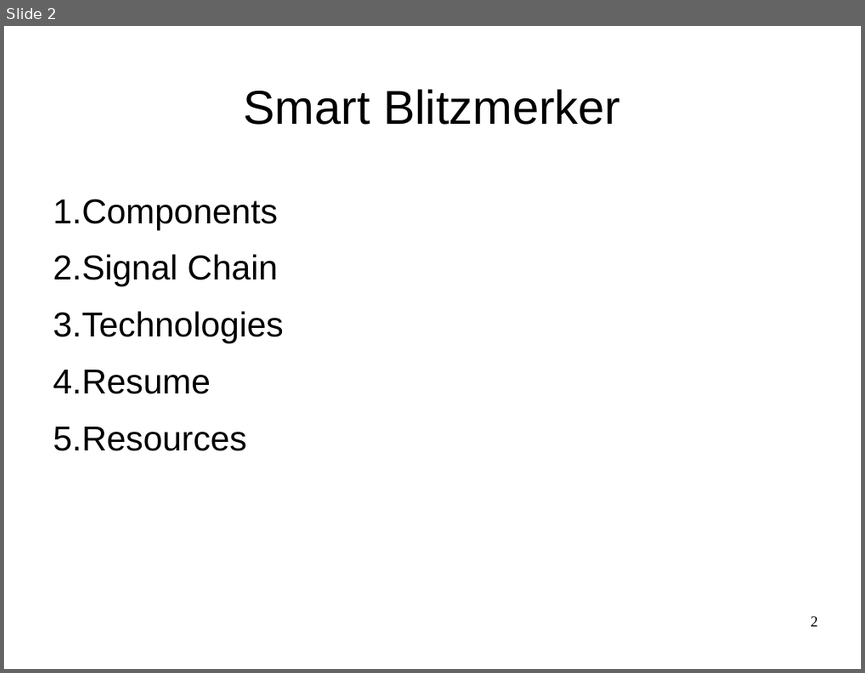
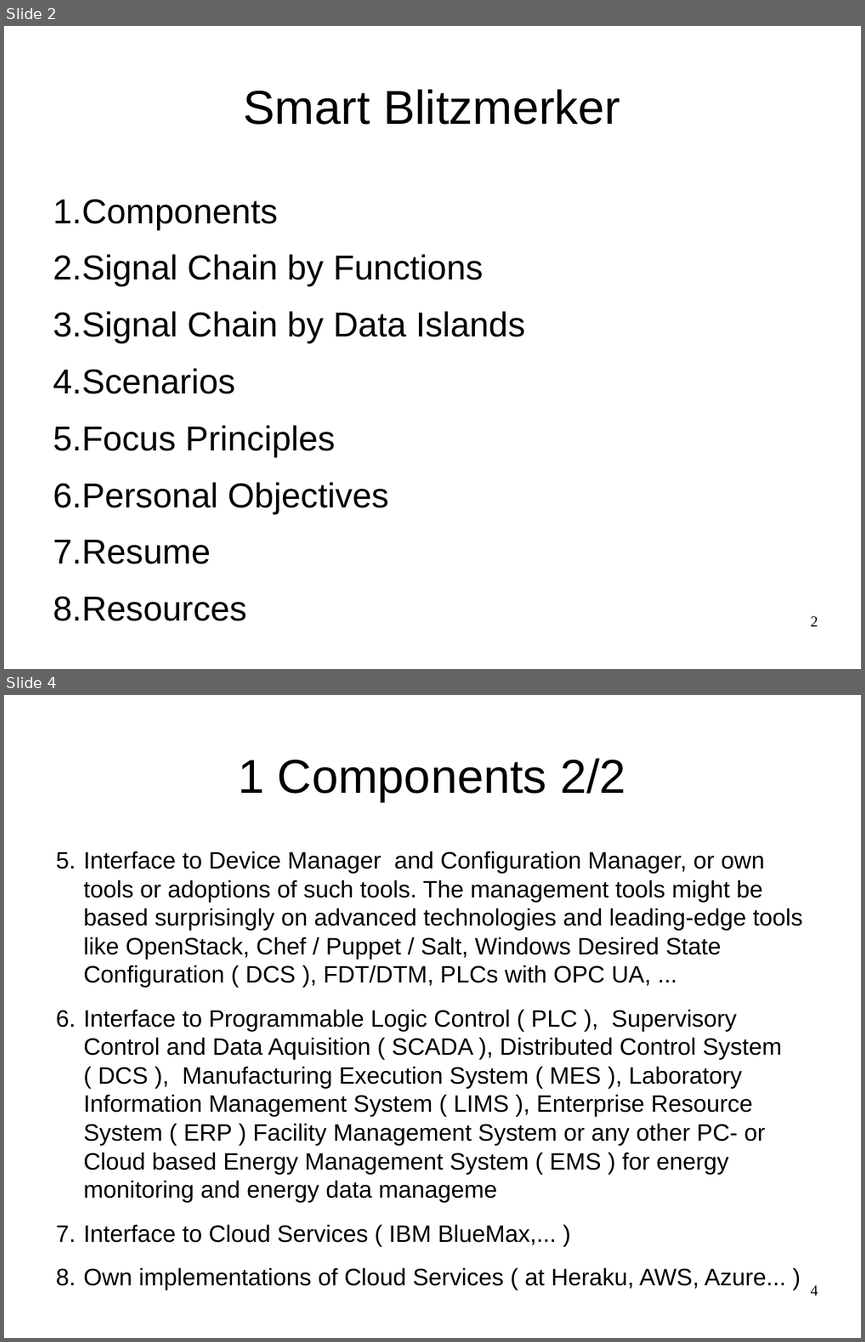
Before and after one commit to smartblitzmerker/documentation-smartblitzmerker, a slide deck: doc/slides/smartblitzmerker.odp. Shown one above the other, each under a label of ours: slide 2 before the commit, slides 2 and 4 after it; the slides between them are not shown. The pictures are 865x673 and 865x1342 pixels, drawn with LibreOffice and Linux fonts; fonts in the diff are those of the drawing. Boxes give left, top, right and bottom in pixels: in the first picture for what was removed or moved away, otherwise in the second. Text is boxed around its words. In the diff, an @@ line names an element or a change of style, - is before the commit and + after.

```diff
--- a/doc/slides/smartblitzmerker.odp
+++ b/doc/slides/smartblitzmerker.odp
@@ slide 4 added at box(4, 695, 861, 1338), background #FFFFFF @@
@@ title added at box(238, 758, 626, 801), 44 pt, text #000000 @@
+1 Components 2/2
@@ text added at box(84, 851, 803, 1245), 22 pt, text #000000 @@
+5. Interface to Device Manager and Configuration Manager, or own tools or adoptions of such tools. The management tools might be based surprisingly on advanced technologies and leading-edge tools like OpenStack, Chef / Puppet / Salt, Windows Desired State Configuration ( DCS ), FDT/DTM, PLCs with OPC UA, ...
+6. Interface to Programmable Logic Control ( PLC ), Supervisory Control and Data Aquisition ( SCADA ), Distributed Control System ( DCS ), Manufacturing Execution System ( MES ), Laboratory Information Management System ( LIMS ), Enterprise Resource System ( ERP ) Facility Management System or any other PC- or Cloud based Energy Management System ( EMS ) for energy monitoring and energy data manageme
+7. Interface to Cloud Services ( IBM BlueMax,... )
+8. Own implementations of Cloud Services ( at Heraku, AWS, Azure... )
@@ page number added at box(811, 1285, 818, 1295), 14 pt, text #000000 @@
+4
@@ slide 2 changed as well @@
@@ text at box(53, 254, 525, 513): text changed @@
-2. Signal Chain
-3. Technologies
+2. Signal Chain by Functions
+3. Signal Chain by Data Islands
+4. Scenarios
+5. Focus Principles
+6. Personal Objectives
```
Also in this commit, not shown: 7 other slides changed, 8 other slides added.
